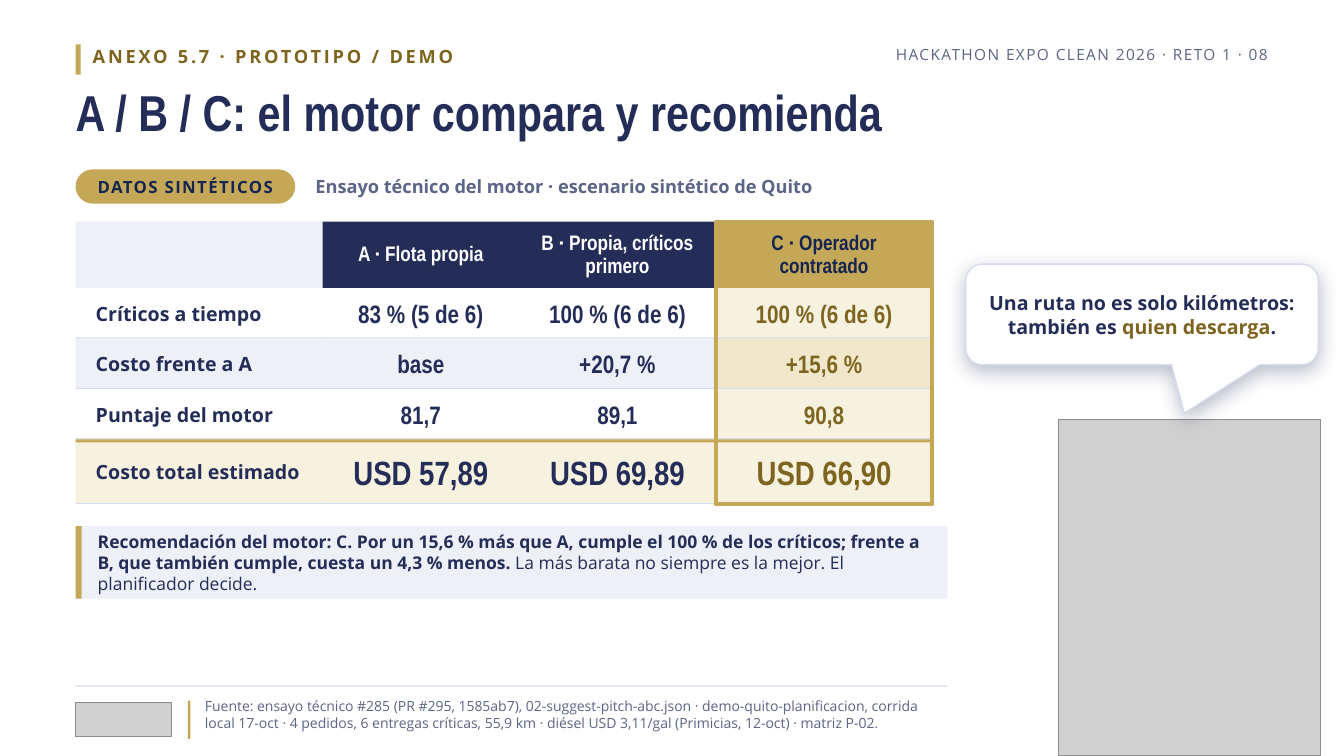
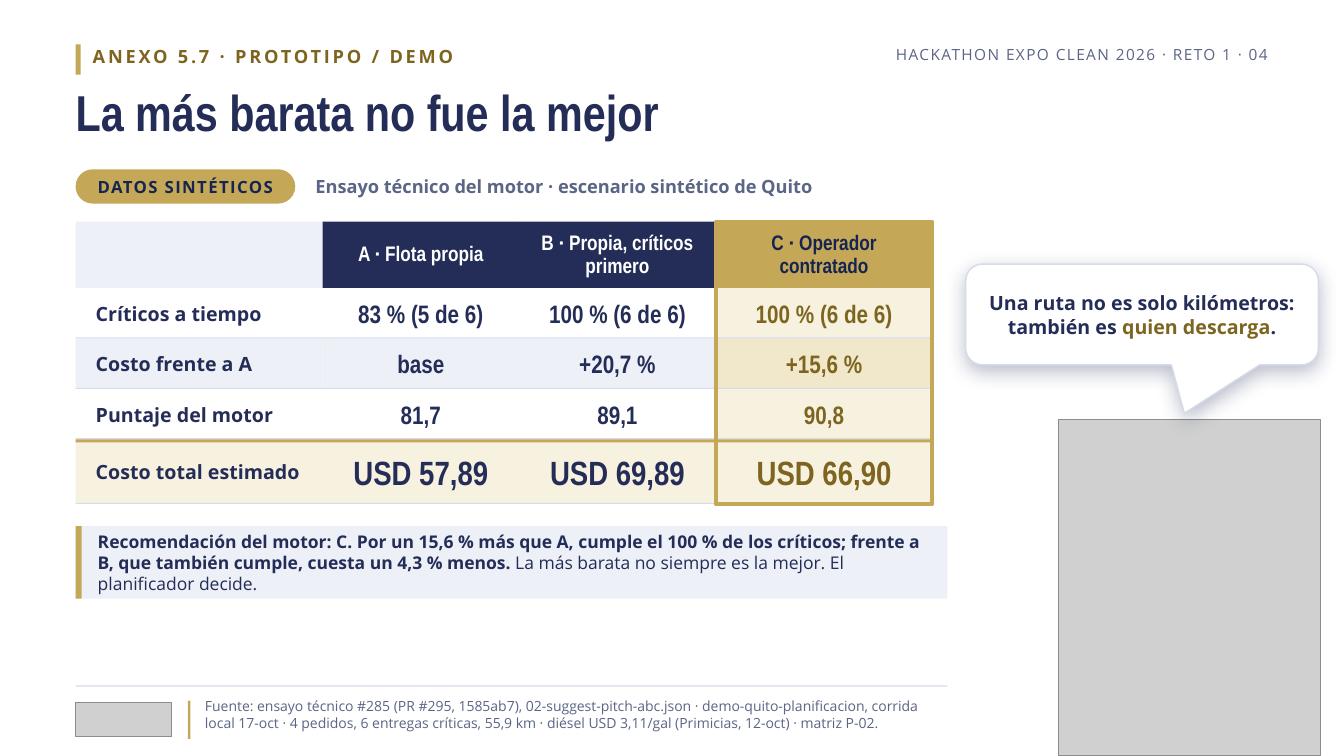
Before and after one commit to bryancito1090/istpetdev-platform, a slide deck: slide 4 of docs/boveda/Entregable/7-Pitch.pptx (slide 8 before the commit). Drawn at 1344x756 pixels with LibreOffice and Linux fonts; fonts in the diff are those of the drawing; grey boxes stand for pictures. Boxes give left, top, right and bottom in pixels: in the first picture for what was removed or moved away, otherwise in the second. Text is boxed around its words. In the diff, an @@ line names an element or a change of style, - is before the commit and + after.

```diff
--- a/docs/boveda/Entregable/7-Pitch.pptx
+++ b/docs/boveda/Entregable/7-Pitch.pptx
@@ text at (896, 49, 1268, 60): text changed @@
-HACKATHON EXPO CLEAN 2026 · RETO 1 · 08
+HACKATHON EXPO CLEAN 2026 · RETO 1 · 04
@@ text at (76, 94, 658, 141): text changed @@
-A / B / C: el motor compara y recomienda
+La más barata no fue la mejor
```
Also in this commit, not shown: 5 other slides changed, 3 slides added, 6 slides removed, 20 other files.
